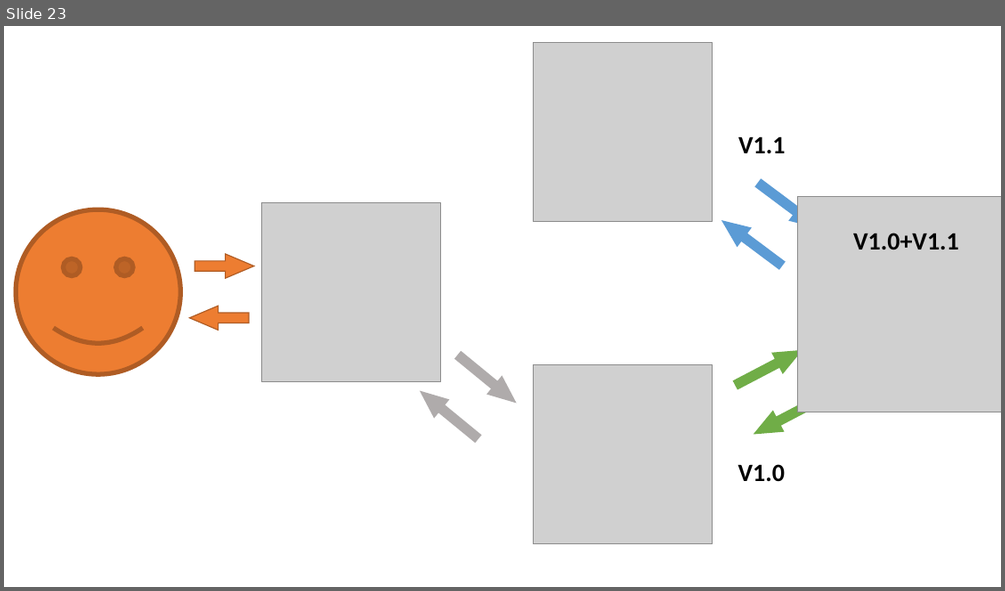
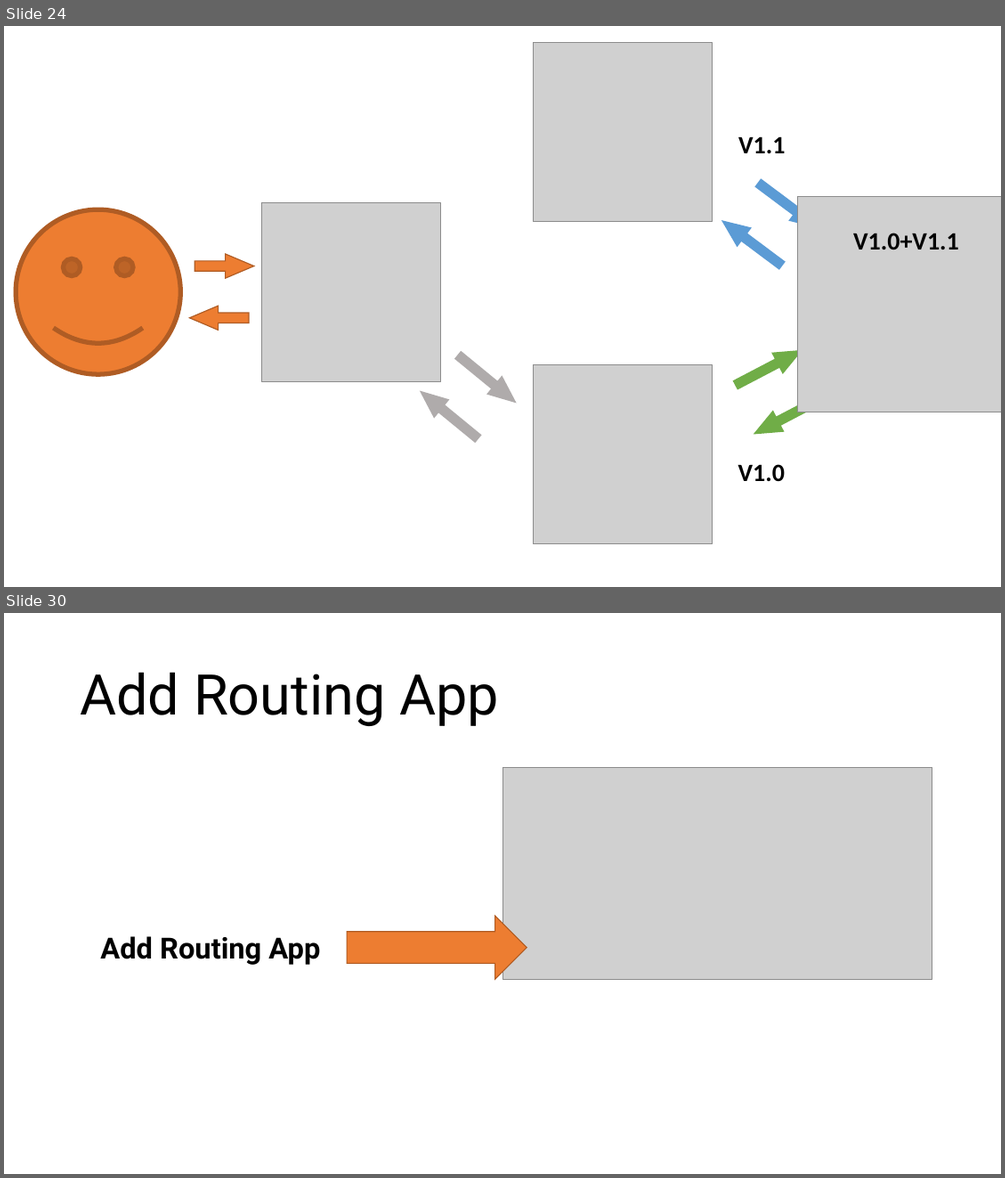
Before and after one commit to yotammanor/bluegreenbooks, a slide deck: PyWebIL - App Based Blue Green Migrations With Django.pptx. Shown one above the other, each under a label of ours: slide 23 before the commit, slides 24 and 30 after it; the slides between them are not shown. The pictures are 1005x591 and 1005x1178 pixels, drawn with LibreOffice and Linux fonts; fonts in the diff are those of the drawing; grey boxes stand for pictures. Boxes give left, top, right and bottom in pixels: in the first picture for what was removed or moved away, otherwise in the second. Text is boxed around its words. In the diff, an @@ line names an element or a change of style, - is before the commit and + after.

```diff
--- a/PyWebIL - App Based Blue Green Migrations With Django.pptx
+++ b/PyWebIL - App Based Blue Green Migrations With Django.pptx
@@ slide 30 added at box(4, 613, 1001, 1174), background #FFFFFF @@
@@ title added at box(80, 672, 499, 726), 54 pt, text #000000 @@
+Add Routing App
@@ picture added at box(502, 767, 933, 979) @@
@@ right arrow added at box(347, 916, 526, 980), fill #ED7D31, outline #AF5C24 1 pt @@
@@ text added at box(100, 936, 320, 965), 28 pt, text #000000, bold @@
+Add Routing App
@@ what was slide 23 is now slide 24 @@
```
Also in this commit, not shown: 30 slides changed, 4 other slides added, 3 slides removed.
